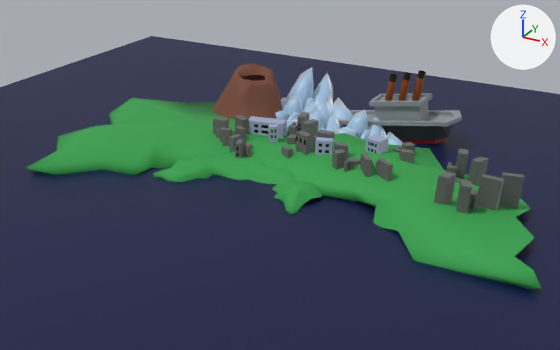
What one commit did to the Blender file Assets/_Game Assets/Models/Background.blend.
Before and after are seen from a 50 mm camera at (372.0, -589.0, 311.0) aimed at (14.0, 61.0, -14.0). The axes (+X, +Y, +Z) are drawn at upper right. The lights are the same throughout.
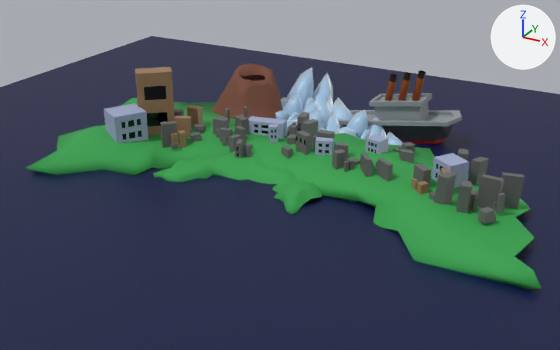
Commit message: Even more background stuff

What differs and where, as boxes [x1, y1, x2, y2] in the pictures (560 x 350 px):
'Cube.019', added (brown): after [135, 67, 175, 135]
    faces in mat_material_009 (brown #9d7b5c): [135, 67, 175, 135]
    faces in mat_material_008 (black #000000): [136, 86, 168, 127]
'Cube.021', added: after [104, 103, 148, 143]
'Cube.018', added: after [160, 108, 230, 149]
    faces in mat_material_007 (dark grey #696969): [160, 108, 230, 149]
    faces in mat_material_009 (brown #9d7b5c): [171, 115, 192, 148]
'Cube.022', added: after [411, 163, 506, 224]
    faces in mat_material_007 (dark grey #696969): [413, 163, 506, 224]
    faces in mat_material_009 (brown #9d7b5c): [411, 168, 451, 195]
'Cube.023', added: after [432, 153, 469, 188]
'Cube.017', added: after [174, 105, 250, 133]
    faces in mat_material_009 (brown #9d7b5c): [187, 105, 203, 127]
    faces in mat_material_007 (dark grey #696969): [174, 106, 250, 133]

What the commit changed:
Material 'Material.009' (mat_material_009) is new.
Its base color is (0.335, 0.199, 0.106) (brown #9d7b5c).
Mesh me_cube_012 is new.
It has 88 vertices, 66 faces and spans x -10.6..84.2, y -1.4..50.3, z -5.5..21.4.
Faces by material slot: [48, 18].
It uses material mat_material_007 (dark grey #696969).
It uses material mat_material_009 (brown #9d7b5c).
Mesh me_cube_019 is new.
It has 84 vertices, 82 faces and spans x -19.0..19.0, y -10.0..10.0, z -44.6..44.6.
Faces by material slot: [73, 9].
It uses material mat_material_009 (brown #9d7b5c).
It uses material mat_material_008 (black #000000).
Object 'Cube.023' (ob_cube_023) is new; it shows me_cube_009.
Its location is (192.2, 64.1, 24.5).
Its rotation in degrees is (0, 0, -34).
Its scale is (1.45, 1.45, 1.45).
Object 'Cube.022' (ob_cube_022) is new; it shows me_cube_012.
Its location is (165.3, 31.0, 12.5).
Its rotation in degrees is (0, 0, -37).
Object 'Cube.021' (ob_cube_021) is new; it shows me_cube_009.
Its location is (-147.2, 15.2, 24.5).
Its rotation in degrees is (0, 0, 60).
Its scale is (2.1, 2.1, 2.1).
Object 'Cube.019' (ob_cube_019) is new; it shows me_cube_019.
Its location is (-133.9, 50.3, 36.5).
Its rotation in degrees is (0, 0, 41).
Object 'Cube.018' (ob_cube_018) is new; it shows me_cube_012.
Its location is (-89.6, 21.3, 12.5).
Its rotation in degrees is (0, 0, 46).
Object 'Cube.017' (ob_cube_017) is new; it shows me_cube_012.
Its location is (-112.4, 53.0, 12.5).
Its rotation in degrees is (0, 0, 18).
